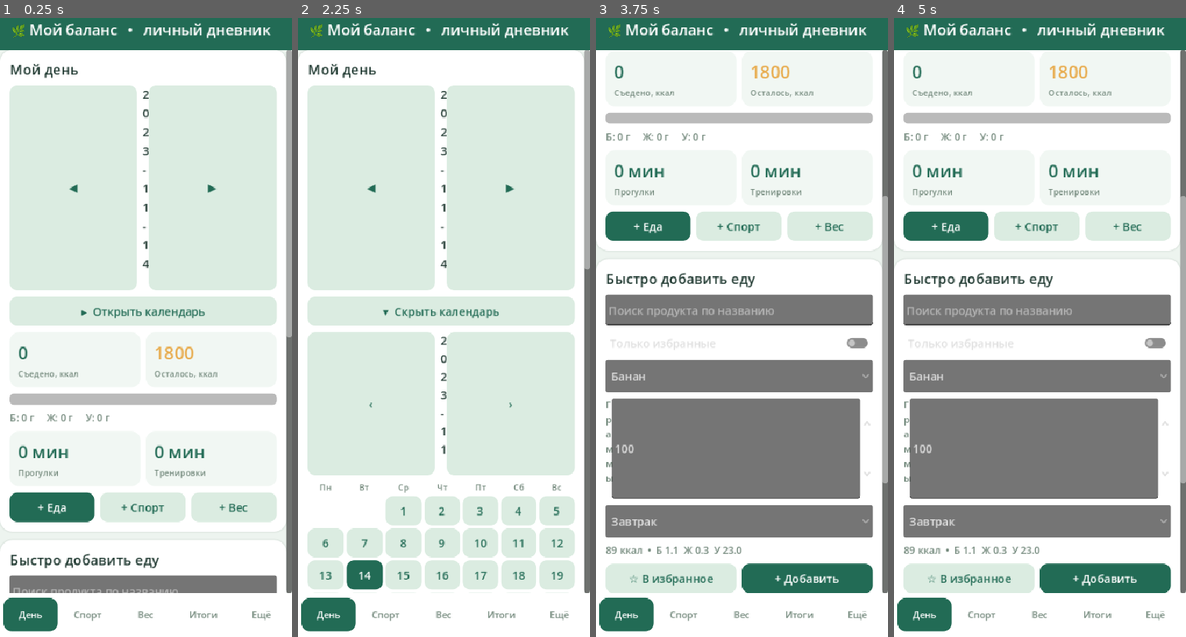
Above: before the commit, frames 1-4 (left to right).
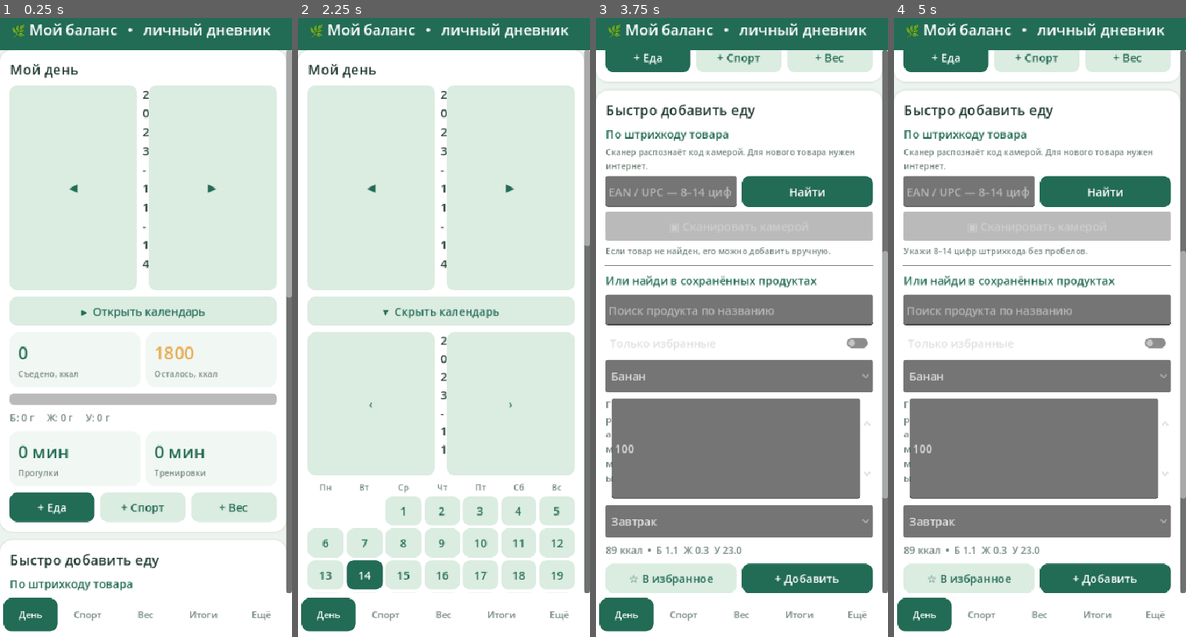
Above: after the commit, the same moments.

Repository: Domenklay/My_balance
Game: Godot game, scene res://main.tscn
Two runs of this game, one before a commit and one after it. Both use one fixed random seed, a clock stepped at 60 frames per second and the inputs below.
Inputs (mouse positions are in pixels of both pictures, inside the frame that each line leads up to):
- Up to frame 1 (0.25 s): no input
- Up to frame 2 (2.25 s): click "◀" at 0.5 s; click "▶" at 1.25 s; click "▸ Открыть календарь" at 2 s
- Up to frame 3 (3.75 s): click "▾ Скрыть календарь" at 2.75 s; click "+ Еда" at 3.5 s
- Up to frame 4 (5 s): click (1104, 191) at 4.25 s, where only the run after the commit has a clickable "Найти"

The runs differ from the first frame. In frame 1, 2.8% of the frame differs, in the area x 3-100%, y 44-93%; in frame 2, less than 0.1%; in frame 3, 16%, in the area x 0-100%, y 5-78%; in frame 4, 15%.

Commit message:
Implement barcode lookup screen and online nutrition confirmation in Godot app

Diff:
--- a/godot/src/main.gd
+++ b/godot/src/main.gd
@@ -2,6 +2,7 @@
 
 const StoreScript = preload("res://src/store.gd")
 const GraphScript = preload("res://src/weight_graph.gd")
+const BarcodeScript = preload("res://src/barcode_lookup.gd")
 const GREEN = Color("#226b55")
 const INK = Color("#233c34")
 const MUTED = Color("#71877a")
@@ -20,9 +21,27 @@
 var note_save_timer: Timer
 var calendar_expanded: bool = false
 var tab_buttons: Dictionary = {}
+var barcode_http: HTTPRequest
+var barcode_scanner: Object = null
+var barcode_input: LineEdit
+var barcode_message: Label
+var pending_barcode: String = ""
+var selected_barcode_food: String = ""
 
 func _ready() -> void:
     month_shown = date.substr(0, 7)
+    barcode_http = HTTPRequest.new()
+    barcode_http.timeout = 15.0
+    add_child(barcode_http)
+    barcode_http.request_completed.connect(_on_barcode_http_completed)
+    if OS.has_feature("android") and Engine.has_singleton("MyBalanceBarcode"):
+        barcode_scanner = Engine.get_singleton("MyBalanceBarcode")
+        if barcode_scanner.has_signal("barcode_scanned"):
+            barcode_scanner.connect("barcode_scanned", Callable(self, "_on_barcode_scanned"))
+        if barcode_scanner.has_signal("barcode_error"):
+            barcode_scanner.connect("barcode_error", Callable(self, "_on_barcode_scan_error"))
+        if barcode_scanner.has_signal("barcode_cancelled"):
+            barcode_scanner.connect("barcode_cancelled", Callable(self, "_on_barcode_scan_cancelled"))
     var backdrop = ColorRect.new()
     backdrop.color = Color("#edf4ef")
     backdrop.set_anchors_and_offsets_preset(Control.PRESET_FULL_RECT)
@@ -366,9 +385,123 @@
     if is_instance_valid(food_entry_card):
         scroll.ensure_control_visible(food_entry_card)
 
+func _barcode_message(value: String) -> void:
+    if is_instance_valid(barcode_message):
+        barcode_message.text = value
+
+func _on_barcode_scanned(code: String) -> void:
+    if is_instance_valid(barcode_input):
+        barcode_input.text = code
+    _lookup_barcode(code)
+
+func _on_barcode_scan_error(reason: String) -> void:
+    _barcode_message("Не удалось открыть сканер: " + reason + ". Введи код вручную.")
+
+func _on_barcode_scan_cancelled() -> void:
+    _barcode_message("Сканирование отменено. Можно ввести цифры под штрихкодом.")
+
+func _lookup_barcode(raw: String) -> void:
+    var code = BarcodeScript.normalize_code(raw)
+    if code.is_empty():
+        _barcode_message("Укажи 8–14 цифр штрихкода без пробелов.")
+        return
+    if barcode_http.get_http_client_status() != HTTPClient.STATUS_DISCONNECTED:
+        _barcode_message("Дождись завершения предыдущего поиска.")
+        return
+    var cached = store.food_by_barcode(code)
+    if not cached.is_empty():
+        selected_barcode_food = str(cached.get("name", ""))
+        _barcode_message("Найден в памяти телефона: " + selected_barcode_food)
+        _render()
+        return
+    pending_barcode = code
+    _barcode_message("Поиск товара " + code + " в Open Food Facts…")
+    var headers = PackedStringArray([
+        "User-Agent: MyBalance/0.5.4 (+https://github.com/Domenklay/My_balance)",
+        "Accept: application/json"
+    ])
+    var error = barcode_http.request(BarcodeScript.product_url(code), headers, HTTPClient.METHOD_GET)
+    if error != OK:
+        pending_barcode = ""
+        _barcode_message("Не удалось начать поиск. Проверь подключение к интернету.")
+
+func _on_barcode_http_completed(result: int, response_code: int, _headers: PackedStringArray, body: PackedByteArray) -> void:
+    if result != HTTPRequest.RESULT_SUCCESS or response_code != 200:
+        _barcode_message("Сервис временно недоступен. Попробуй позже или введи продукт вручную.")
+        pending_barcode = ""
+        return
+    if body.size() > 1000000:
+        _barcode_message("Ответ сервиса слишком большой.")
+        pending_barcode = ""
+        return
+    var parsed: Variant = JSON.parse_string(body.get_string_from_utf8())
+    var outcome: Dictionary = BarcodeScript.parse_product(parsed, pending_barcode)
+    pending_barcode = ""
+    if outcome.has("error"):
+        _barcode_message(str(outcome["error"]))
+        return
+    _confirm_barcode_product(outcome)
+
+func _confirm_barcode_product(product: Dictionary) -> void:
+    var dialog = ConfirmationDialog.new()
+    dialog.title = "Товар найден по штрихкоду"
+    dialog.dialog_text = "Open Food Facts • значения на 100 г / мл.\nСверь КБЖУ с упаковкой перед сохранением."
+    add_child(dialog)
+    var fields = VBoxContainer.new()
+    dialog.add_child(fields)
+    var name = _text_input(fields, "Название продукта", str(product.get("name", "")))
+    _label(fields, "Калории • на 100 г", 13, MUTED)
+    var kcal = _number(fields, float(product.get("kcal", 0)), 0, 1000, 0.1)
+    _label(fields, "Белки • Жиры • Углеводы на 100 г", 13, MUTED)
+    var nutrition_row = _row(fields)
+    var protein = _number(nutrition_row, float(product.get("p", 0)), 0, 100, 0.1)
+    var fat = _number(nutrition_row, float(product.get("f", 0)), 0, 100, 0.1)
+    var carbs = _number(nutrition_row, float(product.get("c", 0)), 0, 100, 0.1)
+    dialog.confirmed.connect(func():
+        var record = product.duplicate()
+        record["name"] = name.text.strip_edges()
+        record["kcal"] = kcal.value
+        record["p"] = protein.value
+        record["f"] = fat.value
+        record["c"] = carbs.value
+        var id = store.save_barcode_food(record)
+        if id.is_empty():
+            _message("Не удалось сохранить товар. Проверь место на устройстве.")
+        else:
+            selected_barcode_food = record["name"]
+            _render()
+        dialog.queue_free()
+    )
+    dialog.canceled.connect(func(): dialog.queue_free())
+    dialog.popup_centered(Vector2i(395, 470))
+
 func _food_form(parent: VBoxContainer) -> void:
+    var barcode_panel = VBoxContainer.new()
+    barcode_panel.add_theme_constant_override("separation", 6)
+    parent.add_child(barcode_panel)
+    _label(barcode_panel, "По штрихкоду товара", 16, GREEN)
+    _label(barcode_panel, "Сканер распознаёт код камерой. Для нового товара нужен интернет.", 12, MUTED)
+    var barcode_controls = _row(barcode_panel)
+    barcode_input = _text_input(barcode_controls, "EAN / UPC — 8–14 цифр")
+    barcode_input.max_length = 14
+    barcode_input.virtual_keyboard_type = LineEdit.KEYBOARD_TYPE_NUMBER
+    _button(barcode_controls, "Найти", func(): _lookup_barcode(barcode_input.text))
+    var camera_button = _button(barcode_panel, "▣ Сканировать камерой", func():
+        if barcode_scanner != null:
+            _barcode_message("Открываю сканер штрихкодов…")
+            barcode_scanner.scanBarcode()
+        else:
+            _barcode_message("Камера недоступна на этом устройстве. Введи цифры под штрихкодом.")
+    )
+    camera_button.disabled = barcode_scanner == null
+    barcode_message = _label(barcode_panel, "Если товар не найден, его можно добавить вручную.", 12, MUTED)
+    parent.add_child(HSeparator.new())
+    _label(parent, "Или найди в сохранённых продуктах", 16, GREEN)
     var filtered: Array = []
     var search = _text_input(parent, "Поиск продукта по названию")
+    if not selected_barcode_food.is_empty():
+        search.text = selected_barcode_food
+        selected_barcode_food = ""
     search.clear_button_enabled = true
     var favorite_only = CheckButton.new()
     favorite_only.text = "Только избранные"
